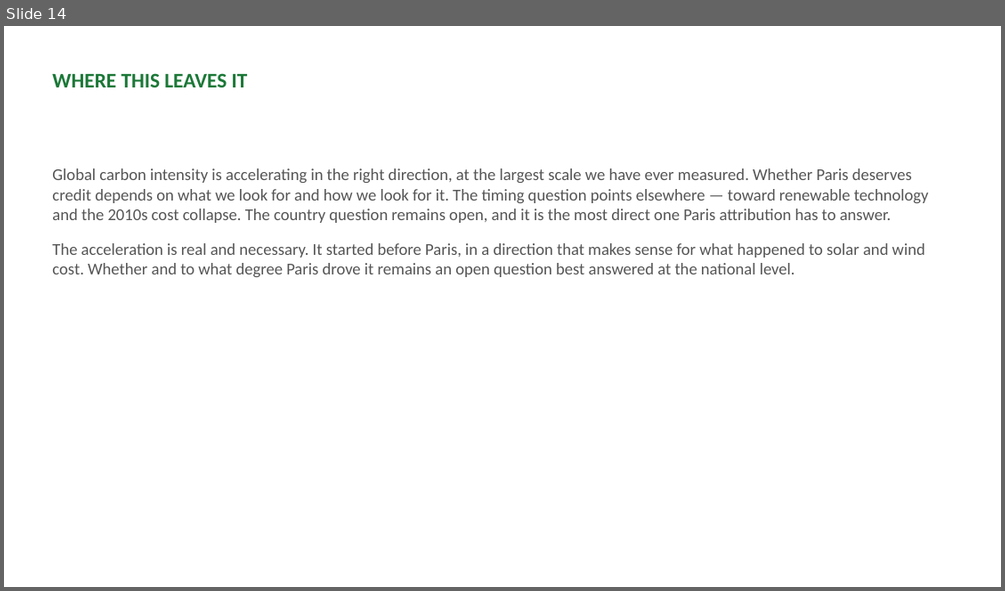
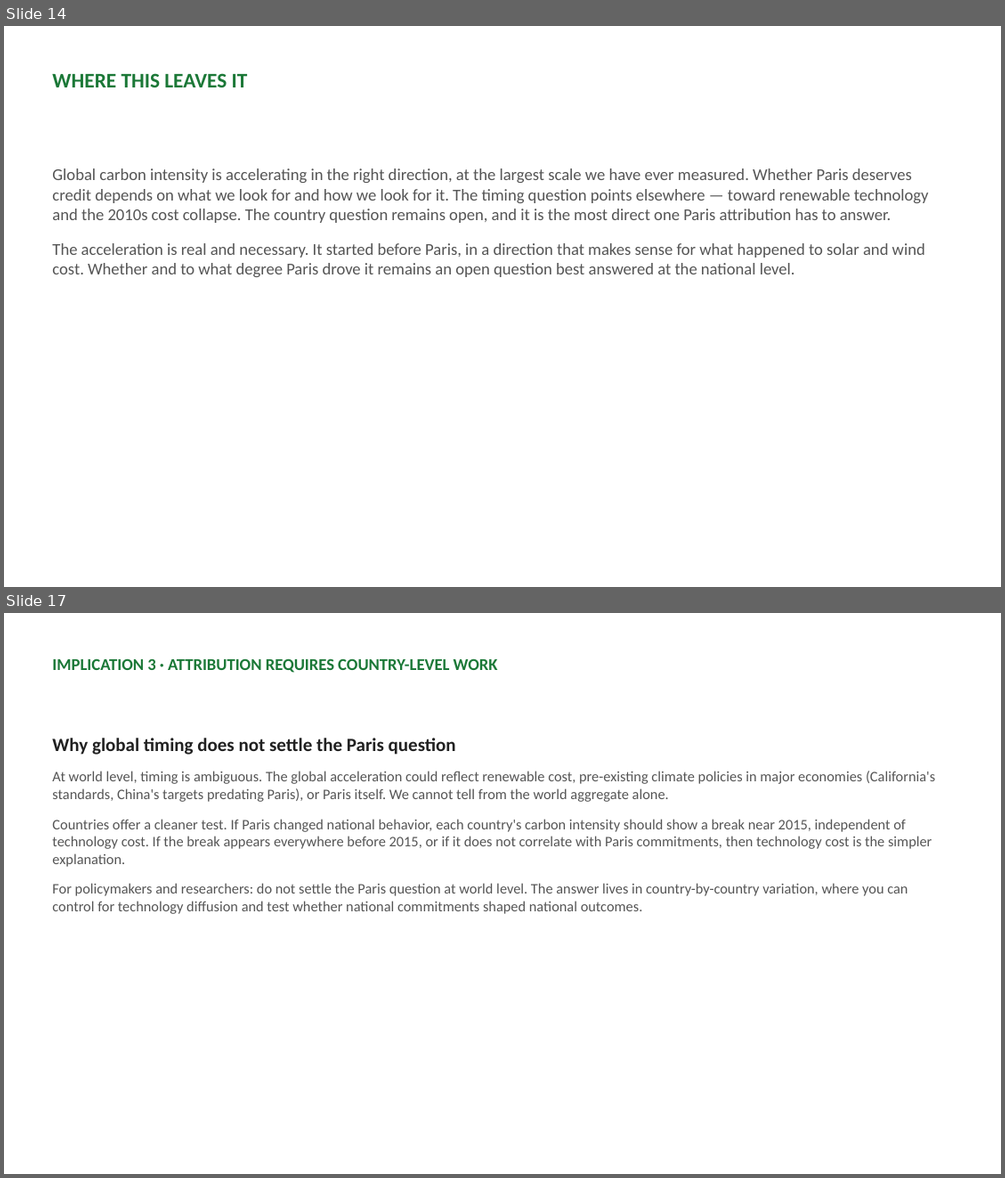
Before and after one commit to cwejnert/HDI-Happiness, a slide deck: carbon_breakpoints_takeaway_figures/paris_at_ten_narrative_deck.pptx. Shown one above the other, each under a label of ours: slide 14 before the commit, slides 14 and 17 after it; the slides between them are not shown. The pictures are 1005x591 and 1005x1178 pixels, drawn with LibreOffice and Linux fonts; fonts in the diff are those of the drawing. Boxes give left, top, right and bottom in pixels: in the first picture for what was removed or moved away, otherwise in the second. Text is boxed around its words. In the diff, an @@ line names an element or a change of style, - is before the commit and + after.

```diff
--- a/carbon_breakpoints_takeaway_figures/paris_at_ten_narrative_deck.pptx
+++ b/carbon_breakpoints_takeaway_figures/paris_at_ten_narrative_deck.pptx
@@ slide 17 added at [4,613,1001,1174], background #FFFFFF @@
@@ text added at [52,658,498,673], 16 pt, text #1B7837, bold @@
+IMPLICATION 3 · ATTRIBUTION REQUIRES COUNTRY-LEVEL WORK
@@ text added at [52,738,935,914], 14 pt, text #555555 @@
+Why global timing does not settle the Paris question
+At world level, timing is ambiguous. The global acceleration could reflect renewable cost, pre-existing climate policies in major economies (California's standards, China's targets predating Paris), or Paris itself. We cannot tell from the world aggregate alone.
+Countries offer a cleaner test. If Paris changed national behavior, each country's carbon intensity should show a break near 2015, independent of technology cost. If the break appears everywhere before 2015, or if it does not correlate with Paris commitments, then technology cost is the simpler explanation.
+For policymakers and researchers: do not settle the Paris question at world level. The answer lives in country-by-country variation, where you can control for technology diffusion and test whether national commitments shaped national outcomes.
```
Also in this commit, not shown: 3 other slides added, 1 other file.
